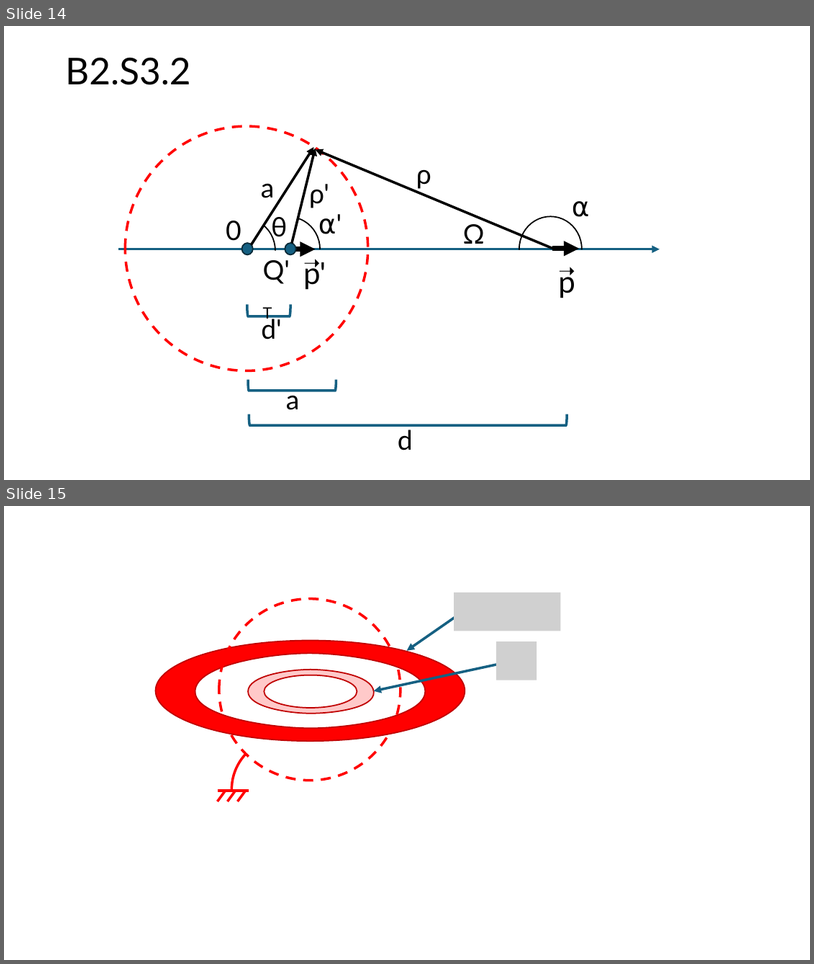
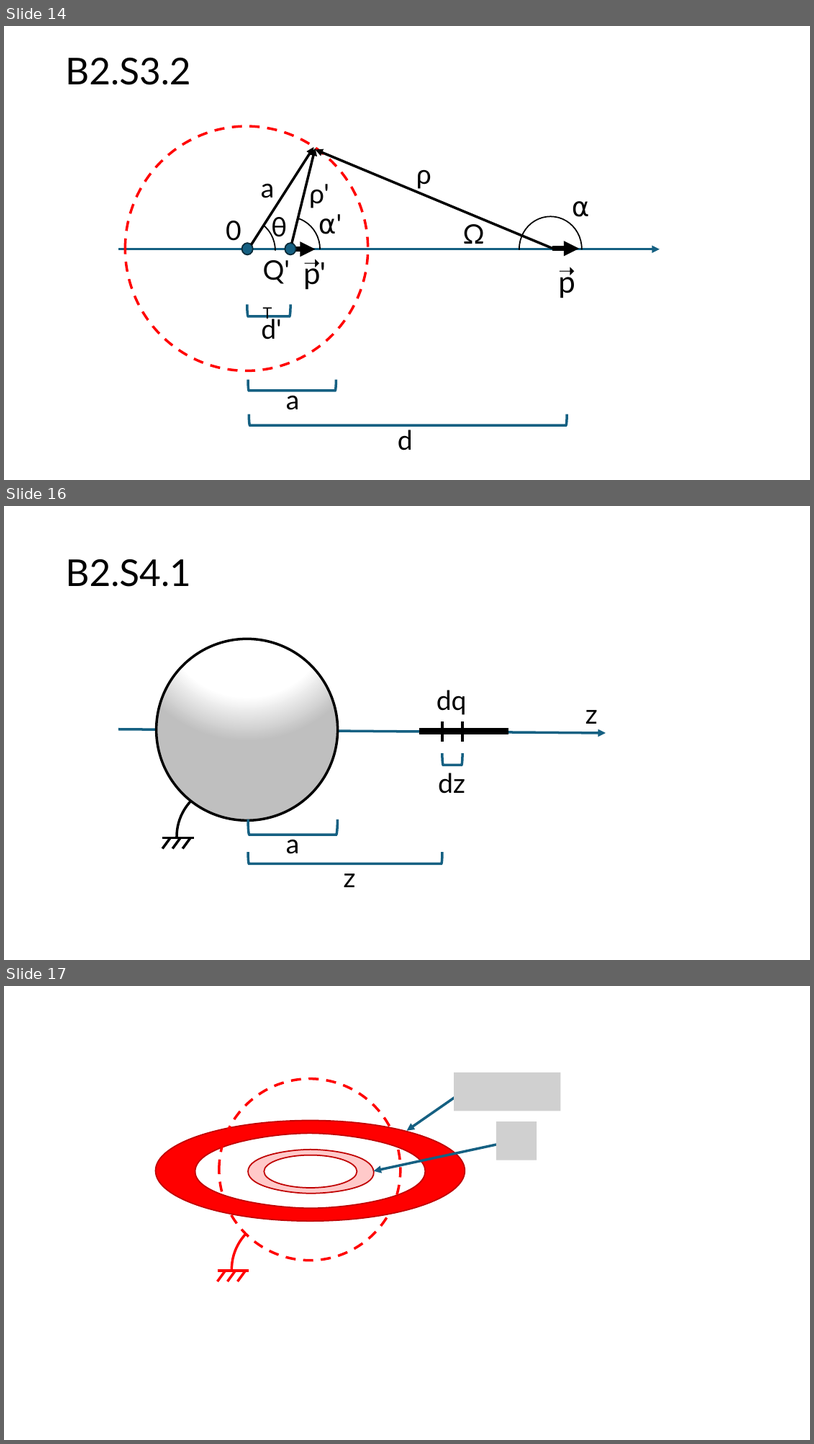
Before and after one commit to GuillermoRegodon/jupyter-em1fisuco-problemas, a slide deck: images/Images.pptx. Shown one above the other, each under a label of ours: slides 14 and 15 before the commit, slides 14, 16 and 17 after it; the slides between them are not shown. The pictures are 814x964 and 814x1444 pixels, drawn with LibreOffice and Linux fonts; fonts in the diff are those of the drawing; grey boxes stand for pictures. Boxes give left, top, right and bottom in pixels: in the first picture for what was removed or moved away, otherwise in the second. Text is boxed around its words. In the diff, an @@ line names an element or a change of style, - is before the commit and + after.

```diff
--- a/images/Images.pptx
+++ b/images/Images.pptx
@@ slide 16 added at [4,506,810,960], background #FFFFFF @@
@@ title added at [65,559,191,587], 44 pt, text #000000 @@
+B2.S4.1
@@ ellipse added at [129,611,365,847], fill gradient #FFFFFF to #BFBFBF, outline #000000 3 pt @@
@@ text added at [437,690,467,715], 32 pt, text #000000 @@
+dq
@@ line added from (442, 721) to (442, 742), #000000 3 pt @@
@@ line added from (463, 721) to (463, 742), #000000 3 pt @@
@@ text added at [586,710,598,723], 32 pt, text #000000 @@
+z
@@ arrow added from (118, 729) to (606, 733), #156082 3 pt @@
@@ ellipse added at [242,723,253,734], fill #156082, outline #092A39 1.5 pt @@
@@ line added from (419, 731) to (509, 731), #000000 7.5 pt @@
@@ left bracket added at [442,753,463,764], outline #156082 3 pt @@
@@ arc (boxed as its full ellipse) added at [177,782,291,890], outline #000000 3 pt @@
@@ text added at [438,772,466,793], 32 pt, text #000000 @@
+dz
@@ left bracket added at [248,819,337,834], outline #156082 3 pt @@
@@ group added at [162,837,194,849]: 4 lines @@
@@ text added at [286,833,300,854], 32 pt, text #000000 @@
+a
@@ left bracket added at [248,852,442,864], outline #156082 3 pt @@
@@ text added at [344,864,356,887], 32 pt, text #000000 @@
+z
@@ what was slide 15 is now slide 17 @@
```
Also in this commit, not shown: 1 other slide added, 56 other files.
